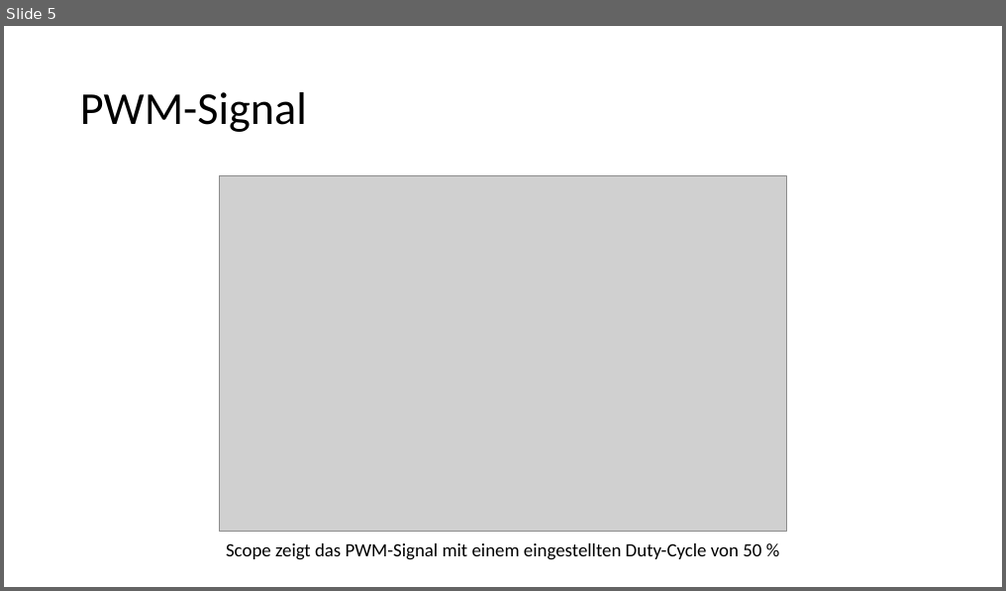
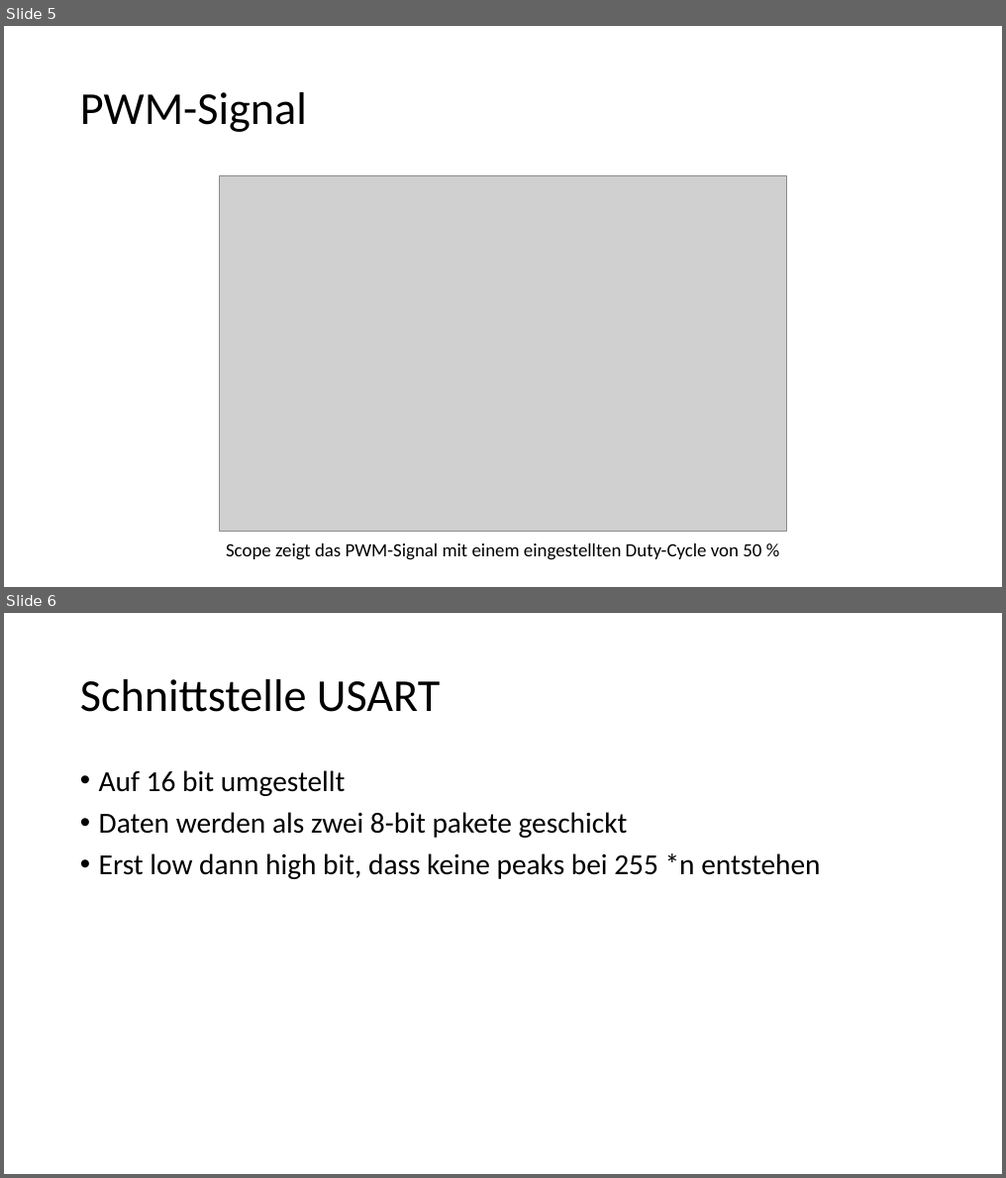
Before and after one commit to Fiernen/DrosselklappenRegelung, a slide deck: PowerPoint Doku.pptx. Shown one above the other, each under a label of ours: slide 5 before the commit, slides 5 and 6 after it. The pictures are 1006x591 and 1006x1178 pixels, drawn with LibreOffice and Linux fonts; fonts in the diff are those of the drawing; grey boxes stand for pictures. Boxes give left, top, right and bottom in pixels: in the first picture for what was removed or moved away, otherwise in the second. Text is boxed around its words. In the diff, an @@ line names an element or a change of style, - is before the commit and + after.

```diff
--- a/PowerPoint Doku.pptx
+++ b/PowerPoint Doku.pptx
@@ slide 6 added at (x1=4, y1=613, x2=1002, y2=1174), background #FFFFFF @@
@@ title added at (x1=80, y1=679, x2=440, y2=712), 44 pt, text #000000 @@
+Schnittstelle USART
@@ text added at (x1=99, y1=770, x2=820, y2=879), 28 pt, text #000000 @@
+• Auf 16 bit umgestellt
+• Daten werden als zwei 8-bit pakete geschickt
+• Erst low dann high bit, dass keine peaks bei 255 *n entstehen
```
Also in this commit, not shown: 1 slide changed, 1 other slide added, 1 slide removed.
